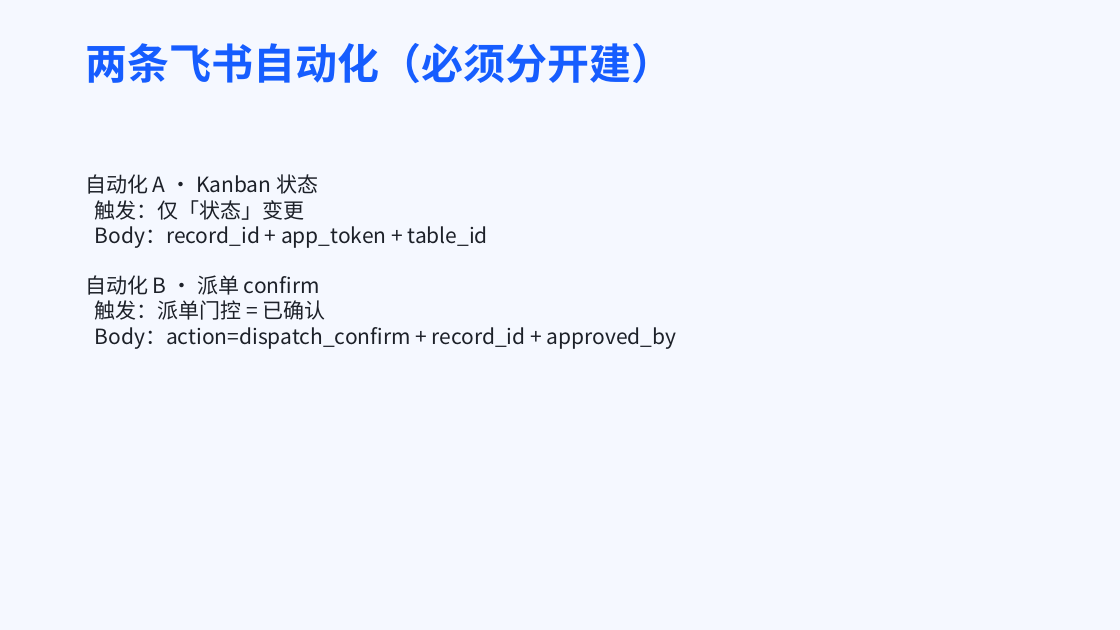
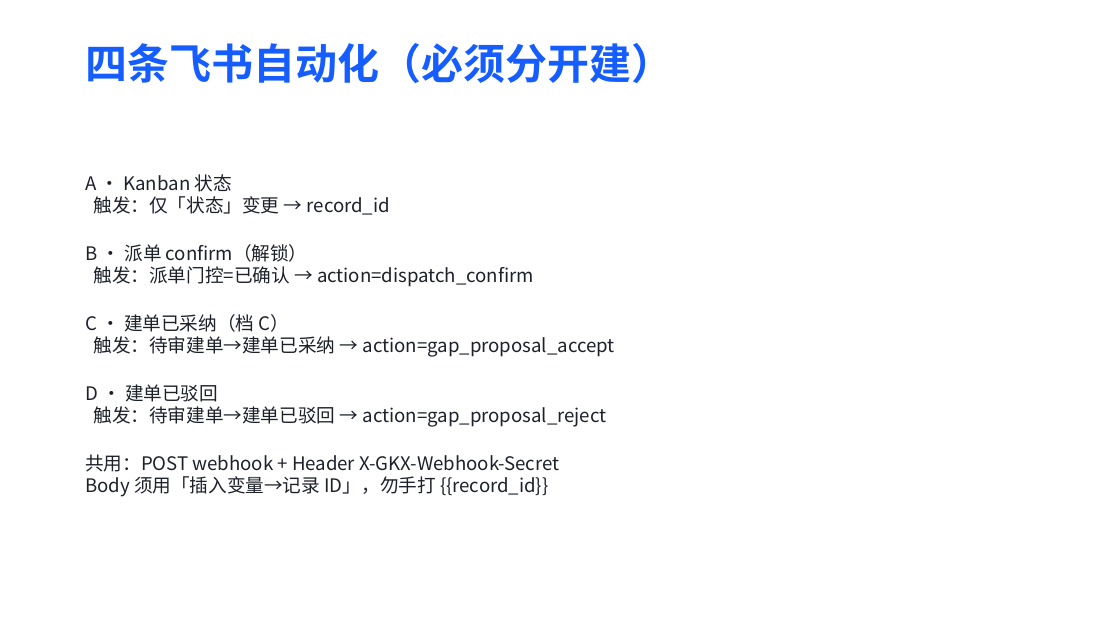
Before and after one commit to Marisolebxf/-, a slide deck: slide 12 of agent-delivery/培训/自动派单与飞书确认-团队协作培训.pptx (slide 10 before the commit). Drawn at 1120x630 pixels with LibreOffice and Linux fonts; fonts in the diff are those of the drawing. Boxes give left, top, right and bottom in pixels: in the first picture for what was removed or moved away, otherwise in the second. Text is boxed around its words. In the diff, an @@ line names an element or a change of style, - is before the commit and + after.

```diff
--- a/agent-delivery/培训/自动派单与飞书确认-团队协作培训.pptx
+++ b/agent-delivery/培训/自动派单与飞书确认-团队协作培训.pptx
@@ background #F5F8FF to #FFFFFF @@
@@ title at <box>85,43,673,83</box>: text changed @@
-两条飞书自动化（必须分开建）
+四条飞书自动化（必须分开建）
@@ text at <box>85,174,615,497</box>: text changed; size 18 to 16 pt @@
-自动化 A · Kanban 状态
-触发：仅「状态」变更
-Body：record_id + app_token + table_id
-自动化 B · 派单 confirm
-触发：派单门控 = 已确认
-Body：action=dispatch_confirm + record_id + approved_by
+A · Kanban 状态
+触发：仅「状态」变更 → record_id
+B · 派单 confirm（解锁）
+触发：派单门控=已确认 → action=dispatch_confirm
+C · 建单已采纳（档 C）
+触发：待审建单→建单已采纳 → action=gap_proposal_accept
+D · 建单已驳回
+触发：待审建单→建单已驳回 → action=gap_proposal_reject
+共用：POST webhook + Header X-GKX-Webhook-Secret
+Body 须用「插入变量→记录 ID」，勿手打 {{record_id}}
```
Also in this commit, not shown: 11 other slides changed, 7 slides added, 3 slides removed, 2 other files.
